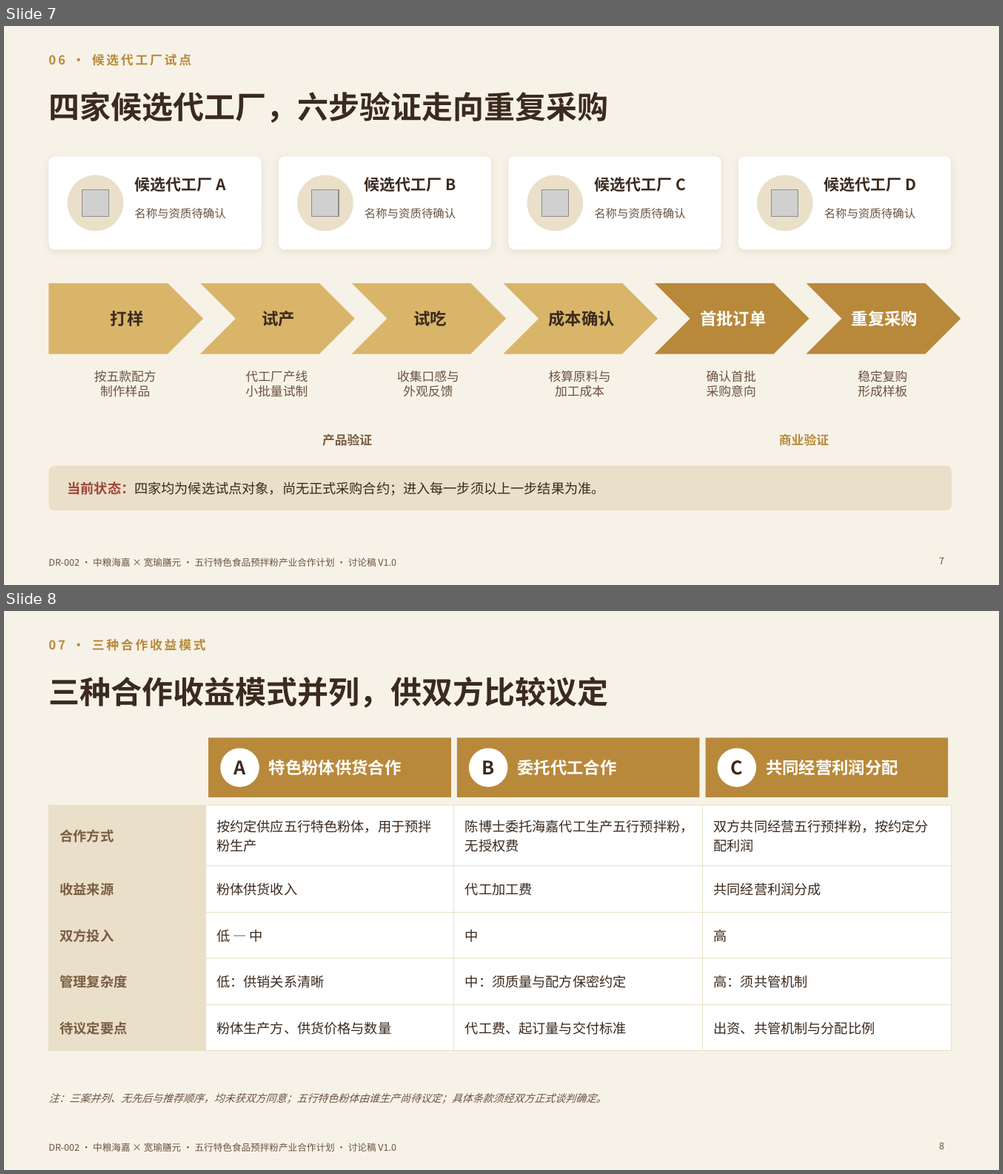
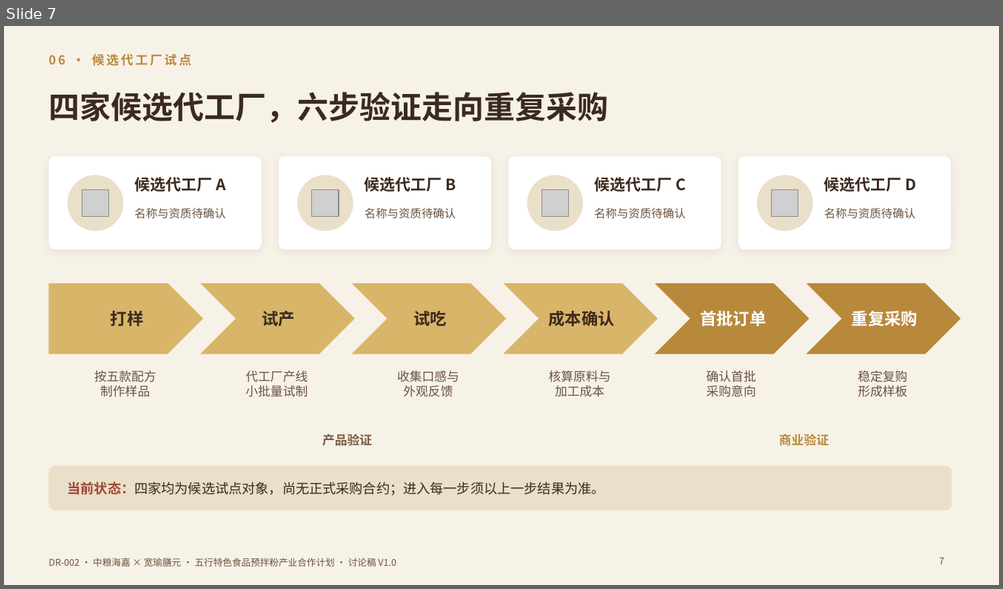
Before and after one commit to yes039/yes039, a slide deck: DR-002/DR-002_中粮海嘉五行预拌粉合作计划_V1.0.pptx. Shown one above the other, each under a label of ours: slides 7 and 8 before the commit, slide 7 after it. The pictures are 1003x1174 and 1003x589 pixels, drawn with LibreOffice and Linux fonts; fonts in the diff are those of the drawing; grey boxes stand for pictures. Boxes give left, top, right and bottom in pixels: in the first picture for what was removed or moved away, otherwise in the second. Text is boxed around its words. In the diff, an @@ line names an element or a change of style, - is before the commit and + after.

```diff
--- a/DR-002/DR-002_中粮海嘉五行预拌粉合作计划_V1.0.pptx
+++ b/DR-002/DR-002_中粮海嘉五行预拌粉合作计划_V1.0.pptx
@@ slide 8 removed at (4,611,999,1170), background #F7F2E8; not listed: 1 template element that a slide beside it also shows @@
@@ text removed at (48,638,206,651) @@
-07 · 三种合作收益模式
@@ title removed at (48,677,608,708) @@
-三种合作收益模式并列，供双方比较议定
@@ rectangle removed at (208,738,451,797) @@
@@ rectangle removed at (457,738,700,797) @@
@@ rectangle removed at (706,738,948,797) @@
@@ ellipse removed at (220,749,259,787) @@
@@ text removed at (233,760,245,775) @@
-A
@@ text removed at (269,760,401,775) @@
-特色粉体供货合作
@@ ellipse removed at (469,749,508,787) @@
@@ text removed at (482,760,495,775) @@
-B
@@ text removed at (517,760,616,775) @@
-委托代工合作
@@ ellipse removed at (717,749,756,787) @@
@@ text removed at (731,760,743,775) @@
-C
@@ text removed at (765,760,898,775) @@
-共同经营利润分配
@@ table removed at (48,805,950,1038), 5 rows, 4 columns @@
-合作方式 | 按约定供应五行特色粉体，用于预拌粉生产 | 陈博士委托海嘉代工生产五行预拌粉，无授权费 | 双方共同经营五行预拌粉，按约定分配利润
-收益来源 | 粉体供货收入 | 代工加工费 | 共同经营利润分成
-双方投入 | 低 — 中 | 中 | 高
-管理复杂度 | 低：供销关系清晰 | 中：须质量与配方保密约定 | 高：须共管机制
-待议定要点 | 粉体生产方、供货价格与数量 | 代工费、起订量与交付标准 | 出资、共管机制与分配比例
@@ text removed at (48,1093,606,1104) @@
-注：三案并列、无先后与推荐顺序，均未获双方同意；五行特色粉体由谁生产尚待议定；具体条款须经双方正式谈判确定。
@@ page number removed at (939,1142,944,1150) @@
-8
```
Also in this commit, not shown: 7 slides changed, 4 other files.
